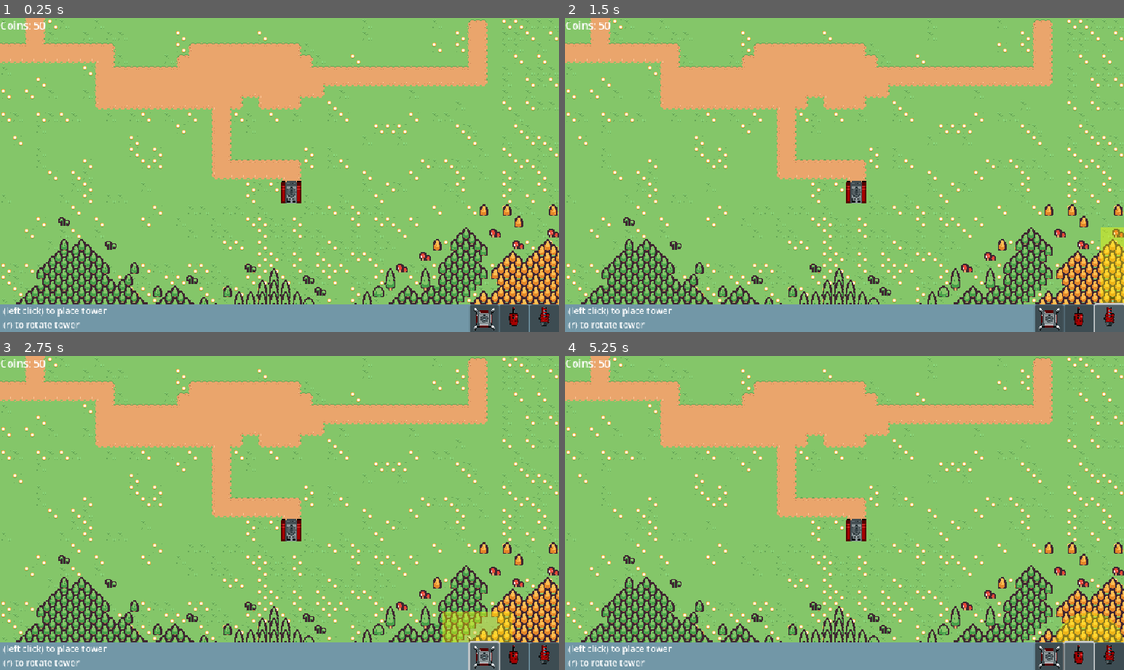
Above: before the commit, frames 1-4 (two rows, left to right).
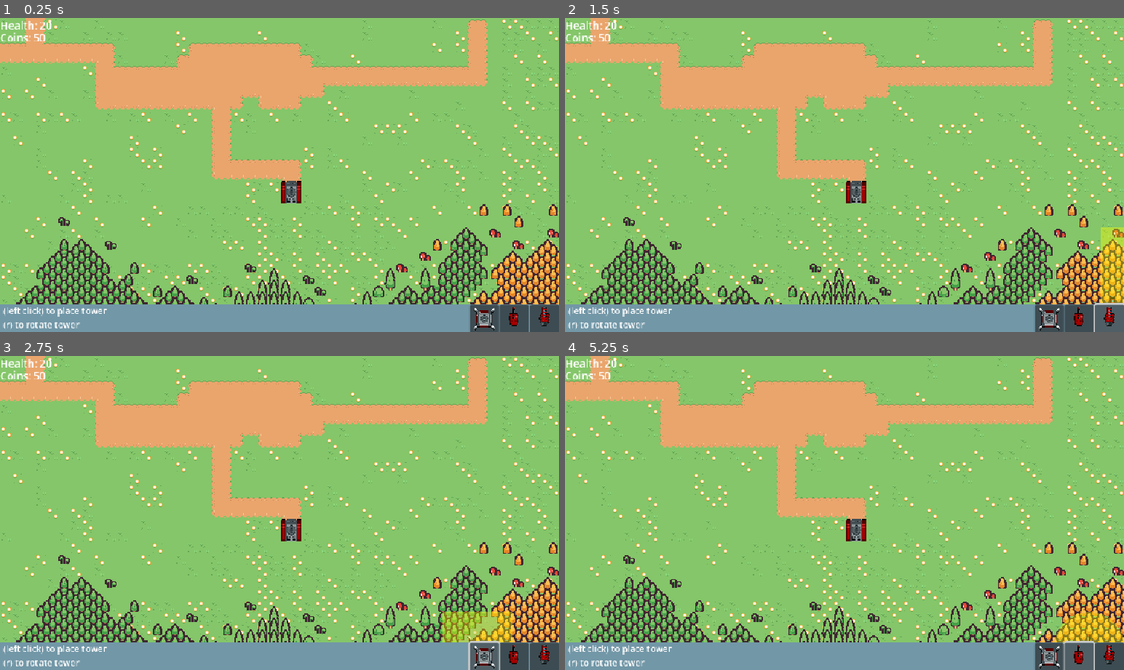
Above: after the commit, the same moments.

Repository: cmoll24/Anomaly-TD
Game: Godot game, scene res://src/main.tscn
The game is run twice, just before and just after one commit, with the same random seed, the same clock (stepped at 60 frames per second) and the same inputs.
Inputs (mouse positions are in pixels of both pictures, inside the frame that each line leads up to):
- Up to frame 1 (0.25 s): no input
- Up to frame 2 (1.5 s): click (1079, 319) at 0.5 s; click (1107, 319) at 1.25 s
- Up to frame 3 (2.75 s): click (486, 657) at 2 s
- Up to frame 4 (5.25 s): click (1079, 657) at 2.75 s; click (1107, 657) at 3.5 s; click (1051, 657) at 4.25 s; click (1079, 657) at 5 s

The runs differ from the first frame. In frame 1, 0.2% of the frame differs, in the area x 0-10%, y 0-8%; in frame 2, 0.2%; in frame 3, 0.2%; in frame 4, 0.2%.

Commit message:
Beetle + player health

Diff:
--- a/src/EnemyWaves.gd
+++ b/src/EnemyWaves.gd
@@ -4,6 +4,7 @@
 @onready var larva = load("res://src/enemy/Larva.tscn")
 @onready var scorpion = load("res://src/enemy/Scorpion.tscn")
 @onready var magma_crab = load("res://src/enemy/MagmaCrab.tscn")
+@onready var beetle = load("res://src/enemy/Beetle.tscn")
 
 @onready var timer = $Timer
 
@@ -21,6 +22,8 @@
 			[larva,5],
 			[larva,10],
 			[scorpion,10],
+			[larva,2],
+			[larva,2],
 			[larva,2],
 			[larva,2],
 			[larva,10],
@@ -41,7 +44,15 @@
 			[magma_crab,5],
 			[larva,1],[larva,1],[larva,1],[larva,1],
 			[scorpion,3],[magma_crab,3],[scorpion,3],[scorpion,3],[magma_crab,3],
-			[larva,1],[larva,1],[larva,1],[larva,1],[scorpion,2],[magma_crab,2]
+			[larva,1],[larva,1],[larva,1],[larva,1],[scorpion,2],[magma_crab,5],
+			[magma_crab,1],[magma_crab,1],[magma_crab,1],[magma_crab,10],
+			[beetle,30],
+			[scorpion,1],[magma_crab,1],[scorpion,1],[scorpion,1],[magma_crab,10],
+			[beetle,20],
+			[magma_crab,1],[magma_crab,1],[magma_crab,1],[magma_crab,5],[beetle,10],
+			[magma_crab,0.5],[magma_crab,0.5],[magma_crab,0.5],[magma_crab,0.5],[beetle,10],
+			[magma_crab,0.5],[magma_crab,0.5],[magma_crab,0.5],[magma_crab,0.5],[beetle,10],
+			[magma_crab,0.5],[beetle,2],[magma_crab,0.5],[beetle,2],[magma_crab,0.5],[beetle,2],[magma_crab,0.5],[beetle,2]
 			]
 
 	timer.start(15)
@@ -49,7 +60,8 @@
 func _on_timer_timeout():
 	var next_wave = waves.pop_front()
 	if next_wave == null:
-		next_wave = [magma_crab,0.5]
+		next_wave = [magma_crab,1]
+		waves = [[magma_crab,0.5],[magma_crab,0.5],[magma_crab,0.5],[magma_crab,0.5],[beetle,2]]
 	var enemy_type = next_wave[0]
 	emit_signal("spawn_wave",enemy_type)
 	timer.start(next_wave[1])
--- a/src/GlobalVariables.gd
+++ b/src/GlobalVariables.gd
@@ -10,6 +10,8 @@
 var GRID_CELL_SIZE = Vector2i(32,32)
 
 var coins :int = 0
+var starting_coins = 50
+var player_health = 20
 
 enum TOWERS {
 	TURRET,
@@ -35,6 +37,14 @@
 
 func get_coins():
 	return coins
+
+func damage_player(val):
+	player_health -= val
+	if player_health <= 0:
+		print('you are dead')
+
+func get_player_health():
+	return player_health
 
 func get_screen_size() -> Vector2:
 	return viewport_size
--- /dev/null
+++ b/src/enemy/Beetle.gd
@@ -0,0 +1,11 @@
+extends Enemy
+
+func _ready():
+	DEFAULT_SPEED = 10
+	health = 600
+	death_deterent = 30
+	coin_bonus = 50
+
+	screen_size = GlobalVariables.get_screen_size()
+	target = get_nearest_edge()
+	update_health_bar()
--- /dev/null
+++ b/src/enemy/Beetle.tscn
@@ -0,0 +1,252 @@
+[gd_scene load_steps=32 format=3 uid="uid://ds1si6eckwlqw"]
+
+[ext_resource type="Script" path="res://src/enemy/Beetle.gd" id="1_7510a"]
+[ext_resource type="Texture2D" uid="uid://e3mq2rwo2mo" path="res://assets/enemy/Firebug48x48.png" id="2_v56h0"]
+[ext_resource type="Texture2D" uid="uid://ba4q7pawstoy0" path="res://assets/enemy/health-dot.png" id="3_js1he"]
+
+[sub_resource type="CapsuleShape2D" id="CapsuleShape2D_icjbc"]
+
+[sub_resource type="AtlasTexture" id="AtlasTexture_f31y1"]
+atlas = ExtResource("2_v56h0")
+region = Rect2(0, 144, 96, 48)
+
+[sub_resource type="AtlasTexture" id="AtlasTexture_jekwj"]
+atlas = ExtResource("2_v56h0")
+region = Rect2(96, 144, 96, 48)
+
+[sub_resource type="AtlasTexture" id="AtlasTexture_vd5td"]
+atlas = ExtResource("2_v56h0")
+region = Rect2(192, 144, 96, 48)
+
+[sub_resource type="AtlasTexture" id="AtlasTexture_dwvit"]
+atlas = ExtResource("2_v56h0")
+region = Rect2(288, 144, 96, 48)
+
+[sub_resource type="AtlasTexture" id="AtlasTexture_15hpc"]
+atlas = ExtResource("2_v56h0")
+region = Rect2(384, 144, 96, 48)
+
+[sub_resource type="AtlasTexture" id="AtlasTexture_w70ax"]
+atlas = ExtResource("2_v56h0")
+region = Rect2(480, 144, 96, 48)
+
+[sub_resource type="AtlasTexture" id="AtlasTexture_aix0e"]
+atlas = ExtResource("2_v56h0")
+region = Rect2(576, 144, 96, 48)
+
+[sub_resource type="AtlasTexture" id="AtlasTexture_a4phf"]
+atlas = ExtResource("2_v56h0")
+region = Rect2(672, 144, 96, 48)
+
+[sub_resource type="AtlasTexture" id="AtlasTexture_v2b5i"]
+atlas = ExtResource("2_v56h0")
+region = Rect2(0, 240, 96, 48)
+
+[sub_resource type="AtlasTexture" id="AtlasTexture_ufdol"]
+atlas = ExtResource("2_v56h0")
+region = Rect2(96, 240, 96, 48)
+
+[sub_resource type="AtlasTexture" id="AtlasTexture_r7t0s"]
+atlas = ExtResource("2_v56h0")
+region = Rect2(192, 240, 96, 48)
+
+[sub_resource type="AtlasTexture" id="AtlasTexture_d7rds"]
+atlas = ExtResource("2_v56h0")
+region = Rect2(288, 240, 96, 48)
+
+[sub_resource type="AtlasTexture" id="AtlasTexture_iymuc"]
+atlas = ExtResource("2_v56h0")
+region = Rect2(384, 240, 96, 48)
+
+[sub_resource type="AtlasTexture" id="AtlasTexture_estk1"]
+atlas = ExtResource("2_v56h0")
+region = Rect2(480, 240, 96, 48)
+
+[sub_resource type="AtlasTexture" id="AtlasTexture_ak3tx"]
+atlas = ExtResource("2_v56h0")
+region = Rect2(576, 240, 96, 48)
+
+[sub_resource type="AtlasTexture" id="AtlasTexture_5alq5"]
+atlas = ExtResource("2_v56h0")
+region = Rect2(672, 240, 96, 48)
+
+[sub_resource type="AtlasTexture" id="AtlasTexture_jg3kr"]
+atlas = ExtResource("2_v56h0")
+region = Rect2(0, 192, 96, 48)
+
+[sub_resource type="AtlasTexture" id="AtlasTexture_f558m"]
+atlas = ExtResource("2_v56h0")
+region = Rect2(96, 192, 96, 48)
+
+[sub_resource type="AtlasTexture" id="AtlasTexture_a4bfc"]
+atlas = ExtResource("2_v56h0")
+region = Rect2(192, 192, 96, 48)
+
+[sub_resource type="AtlasTexture" id="AtlasTexture_5vsn3"]
+atlas = ExtResource("2_v56h0")
+region = Rect2(288, 192, 96, 48)
+
+[sub_resource type="AtlasTexture" id="AtlasTexture_251ey"]
+atlas = ExtResource("2_v56h0")
+region = Rect2(384, 192, 96, 48)
+
+[sub_resource type="AtlasTexture" id="AtlasTexture_ab2pf"]
+atlas = ExtResource("2_v56h0")
+region = Rect2(480, 192, 96, 48)
+
+[sub_resource type="AtlasTexture" id="AtlasTexture_5mnbo"]
+atlas = ExtResource("2_v56h0")
+region = Rect2(576, 192, 96, 48)
+
+[sub_resource type="AtlasTexture" id="AtlasTexture_m87lg"]
+atlas = ExtResource("2_v56h0")
+region = Rect2(672, 192, 96, 48)
+
+[sub_resource type="SpriteFrames" id="SpriteFrames_4ls8w"]
+animations = [{
+"frames": [{
+"duration": 1.0,
+"texture": SubResource("AtlasTexture_f31y1")
+}, {
+"duration": 1.0,
+"texture": SubResource("AtlasTexture_jekwj")
+}, {
+"duration": 1.0,
+"texture": SubResource("AtlasTexture_vd5td")
+}, {
+"duration": 1.0,
+"texture": SubResource("AtlasTexture_dwvit")
+}, {
+"duration": 1.0,
+"texture": SubResource("AtlasTexture_15hpc")
+}, {
+"duration": 1.0,
+"texture": SubResource("AtlasTexture_w70ax")
+}, {
+"duration": 1.0,
+"texture": SubResource("AtlasTexture_aix0e")
+}, {
+"duration": 1.0,
+"texture": SubResource("AtlasTexture_a4phf")
+}],
+"loop": true,
+"name": &"down",
+"speed": 4.0
+}, {
+"frames": [{
+"duration": 1.0,
+"texture": SubResource("AtlasTexture_v2b5i")
+}, {
+"duration": 1.0,
+"texture": SubResource("AtlasTexture_ufdol")
+}, {
+"duration": 1.0,
+"texture": SubResource("AtlasTexture_r7t0s")
+}, {
+"duration": 1.0,
+"texture": SubResource("AtlasTexture_d7rds")
+}, {
+"duration": 1.0,
+"texture": SubResource("AtlasTexture_iymuc")
+}, {
+"duration": 1.0,
+"texture": SubResource("AtlasTexture_estk1")
+}, {
+"duration": 1.0,
+"texture": SubResource("AtlasTexture_ak3tx")
+}, {
+"duration": 1.0,
+"texture": SubResource("AtlasTexture_5alq5")
+}],
+"loop": true,
+"name": &"left",
+"speed": 4.0
+}, {
+"frames": [{
+"duration": 1.0,
+"texture": SubResource("AtlasTexture_jg3kr")
+}, {
+"duration": 1.0,
+"texture": SubResource("AtlasTexture_f558m")
+}, {
+"duration": 1.0,
+"texture": SubResource("AtlasTexture_a4bfc")
+}, {
+"duration": 1.0,
+"texture": SubResource("AtlasTexture_5vsn3")
+}, {
+"duration": 1.0,
+"texture": SubResource("AtlasTexture_251ey")
+}, {
+"duration": 1.0,
+"texture": SubResource("AtlasTexture_ab2pf")
+}, {
+"duration": 1.0,
+"texture": SubResource("AtlasTexture_5mnbo")
+}, {
+"duration": 1.0,
+"texture": SubResource("AtlasTexture_m87lg")
+}],
+"loop": true,
+"name": &"up",
+"speed": 4.0
+}]
+
+[sub_resource type="Animation" id="Animation_wpa1t"]
+resource_name = "damaged"
+length = 0.5
+tracks/0/type = "value"
+tracks/0/imported = false
+tracks/0/enabled = true
+tracks/0/path = NodePath("AnimatedSprite2D:self_modulate")
+tracks/0/interp = 0
+tracks/0/loop_wrap = true
+tracks/0/keys = {
+"times": PackedFloat32Array(0, 0.2, 0.4),
+"transitions": PackedFloat32Array(1, 1, 1),
+"update": 0,
+"values": [Color(1, 1, 1, 1), Color(1, 0, 0, 0.8), Color(1, 1, 1, 1)]
+}
+
+[sub_resource type="AnimationLibrary" id="AnimationLibrary_uk0r3"]
+_data = {
+"damaged": SubResource("Animation_wpa1t")
+}
+
+[node name="Beetle" type="CharacterBody2D"]
+collision_mask = 2
+motion_mode = 1
+script = ExtResource("1_7510a")
+
+[node name="CollisionShape2D" type="CollisionShape2D" parent="."]
+shape = SubResource("CapsuleShape2D_icjbc")
+
+[node name="AnimatedSprite2D" type="AnimatedSprite2D" parent="."]
+scale = Vector2(-1, 1)
+sprite_frames = SubResource("SpriteFrames_4ls8w")
+animation = &"up"
+
+[node name="AnimationPlayer" type="AnimationPlayer" parent="."]
+libraries = {
+"": SubResource("AnimationLibrary_uk0r3")
+}
+
+[node name="ui" type="Control" parent="."]
+layout_mode = 3
+anchors_preset = 0
+offset_top = 22.0
+offset_bottom = 22.0
+
+[node name="health-bar" type="TextureRect" parent="ui"]
+layout_mode = 1
+anchors_preset = 8
+anchor_left = 0.5
+anchor_top = 0.5
+anchor_right = 0.5
+anchor_bottom = 0.5
+offset_right = 9.0
+offset_bottom = 3.0
+grow_horizontal = 2
+grow_vertical = 2
+texture = ExtResource("3_js1he")
+stretch_mode = 1
--- a/src/enemy/Enemy.gd
+++ b/src/enemy/Enemy.gd
@@ -105,6 +105,7 @@
 		queue_free() #begin_navigation(random_target())
 		return
 	elif position.x < 0 or position.y < 0 or position.x > screen_size.x or position.y > screen_size.y:
+		GlobalVariables.damage_player(1)
 		queue_free()
 		return
 	var direction = (next_pos-position).floor()
--- a/src/enemy/Larva.tscn
+++ b/src/enemy/Larva.tscn
@@ -224,8 +224,7 @@
 [node name="AnimatedSprite2D" type="AnimatedSprite2D" parent="."]
 scale = Vector2(-1, 1)
 sprite_frames = SubResource("SpriteFrames_d7ecj")
-animation = &"down"
-frame_progress = 0.503668
+animation = &"up"
 
 [node name="AnimationPlayer" type="AnimationPlayer" parent="."]
 libraries = {
@@ -235,8 +234,8 @@
 [node name="ui" type="Control" parent="."]
 layout_mode = 3
 anchors_preset = 0
-offset_top = 14.0
-offset_bottom = 14.0
+offset_top = 12.0
+offset_bottom = 12.0
 
 [node name="health-bar" type="TextureRect" parent="ui"]
 layout_mode = 1
--- a/src/main.gd
+++ b/src/main.gd
@@ -9,6 +9,7 @@
 @onready var laser_button = $"UI/laser-button"
 
 @onready var coins_label = $Coins
+@onready var health_label = $"Player health"
 
 @onready var academy = $Academy
 
@@ -43,7 +44,7 @@
 	astargrid.update()
 	set_terrain()
 
-	GlobalVariables.set_coins(50)
+	GlobalVariables.set_coins(GlobalVariables.starting_coins)
 
 	#spawn_unit(enemy_path_start*32)
 	#timer.start()
@@ -123,6 +124,7 @@
 func _process(_delta):
 	var coins = GlobalVariables.get_coins()
 	coins_label.text = 'Coins: ' + str(coins)
+	health_label.text = 'Health: ' + str(GlobalVariables.get_player_health())
 	set_color_coins(turret_button, coins, GlobalVariables.TOWERS.TURRET)
 	set_color_coins(laser_button, coins, GlobalVariables.TOWERS.LASER)
 	set_color_coins(emitter_button, coins, GlobalVariables.TOWERS.EMITTER)
--- a/src/main.tscn
+++ b/src/main.tscn
@@ -555,10 +555,18 @@
 
 [node name="Coins" type="Label" parent="."]
 layout_mode = 0
+offset_top = 17.0
+offset_right = 57.0
+offset_bottom = 40.0
+scale = Vector2(0.9, 0.9)
+text = "Coins:"
+
+[node name="Player health" type="Label" parent="."]
+layout_mode = 0
 offset_right = 57.0
 offset_bottom = 23.0
 scale = Vector2(0.9, 0.9)
-text = "Coins:"
+text = "Health:"
 
 [node name="UI" type="Control" parent="."]
 z_index = 4
Binary file added: assets/enemy/Firebug48x48.png
Not shown, added: assets/enemy/Firebug48x48.png.import
